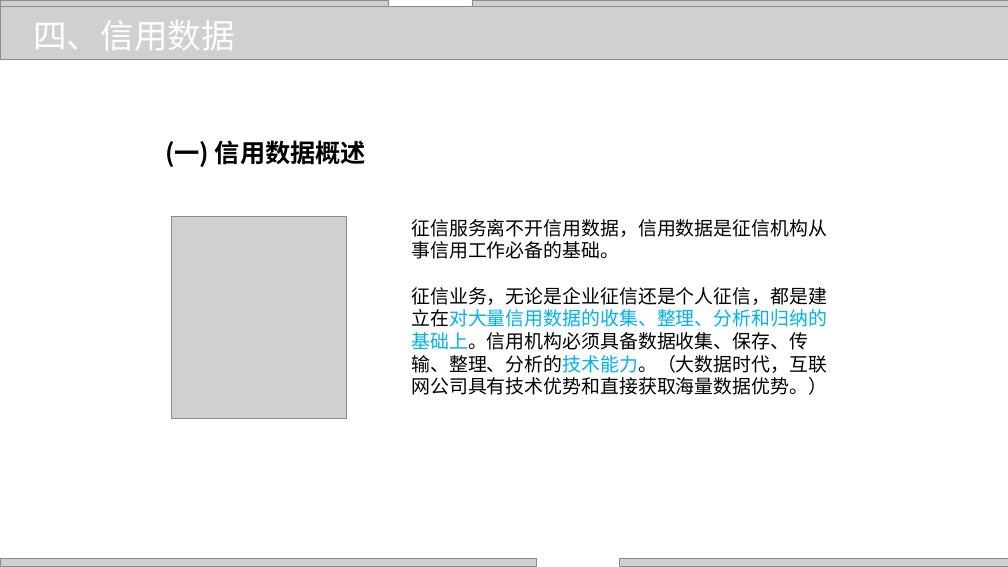
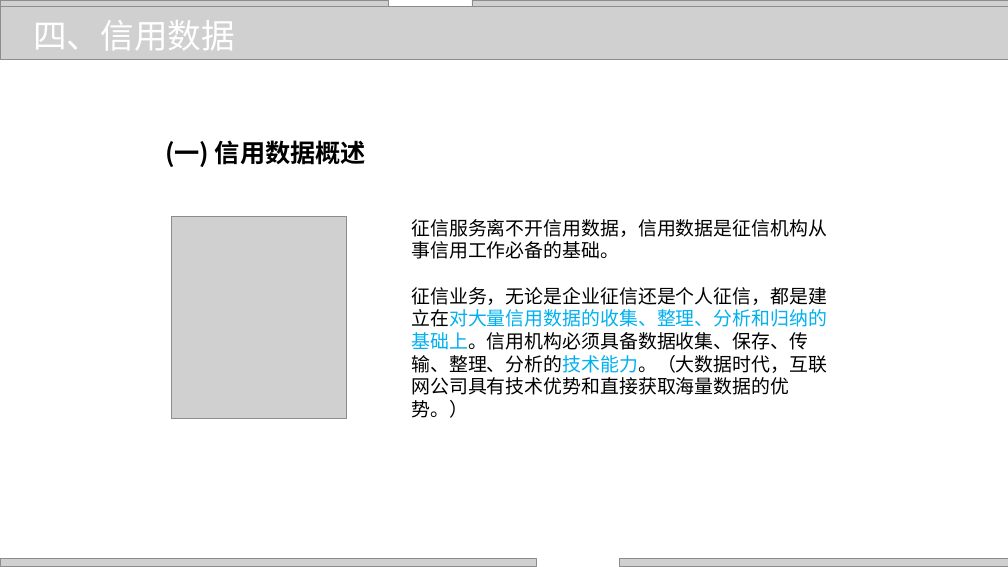
Before and after one commit to zhangjianzhang/internet_credit, a slide deck: slide 7 of files/slides/lecture_5.pptx. Drawn at 1008x567 pixels with LibreOffice and Linux fonts; fonts in the diff are those of the drawing; grey boxes stand for pictures; background and template pictures are left out. Boxes give left, top, right and bottom in pixels: in the first picture for what was removed or moved away, otherwise in the second. Text is boxed around its words. In the diff, an @@ line names an element or a change of style, - is before the commit and + after.

```diff
--- a/files/slides/lecture_5.pptx
+++ b/files/slides/lecture_5.pptx
@@ text at [411,287,827,418]: text changed @@
-征信业务，无论是企业征信还是个人征信，都是建立在对大量信用数据的收集、整理、分析和归纳的基础上。信用机构必须具备数据收集、保存、传输、整理、分析的技术能力。（大数据时代，互联网公司具有技术优势和直接获取海量数据优势。）
+征信业务，无论是企业征信还是个人征信，都是建立在对大量信用数据的收集、整理、分析和归纳的基础上。信用机构必须具备数据收集、保存、传输、整理、分析的技术能力。（大数据时代，互联网公司具有技术优势和直接获取海量数据的优势。）
```
Also in this commit, not shown: 5 other slides changed, 5 other files.
